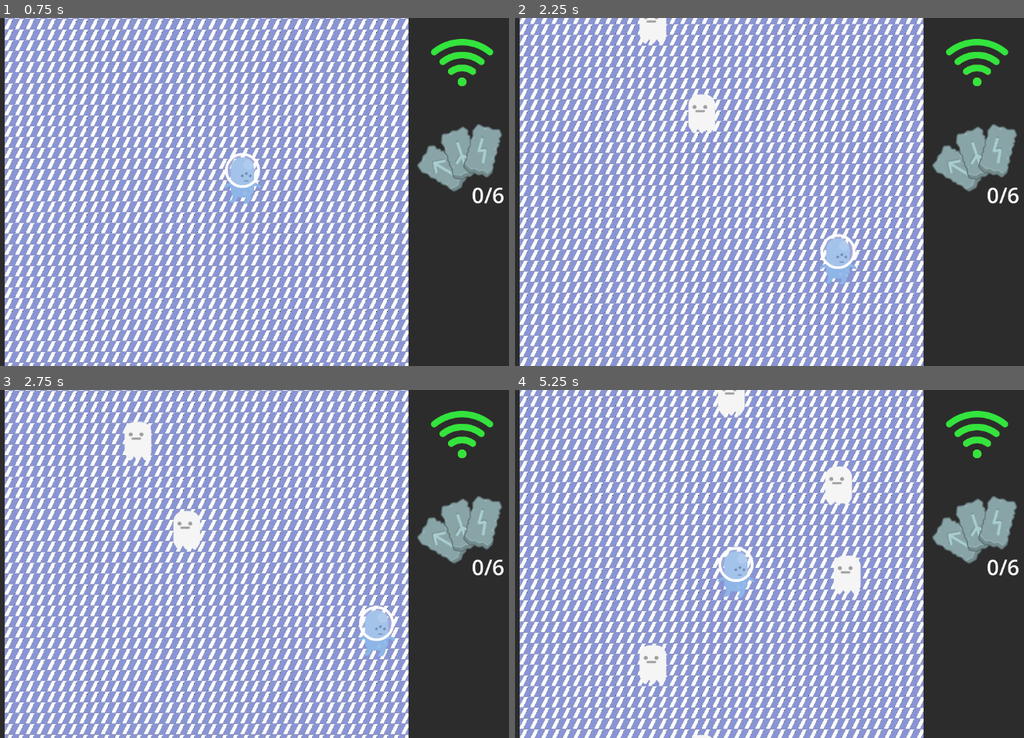
Above: before the commit, frames 1-4 (two rows, left to right).
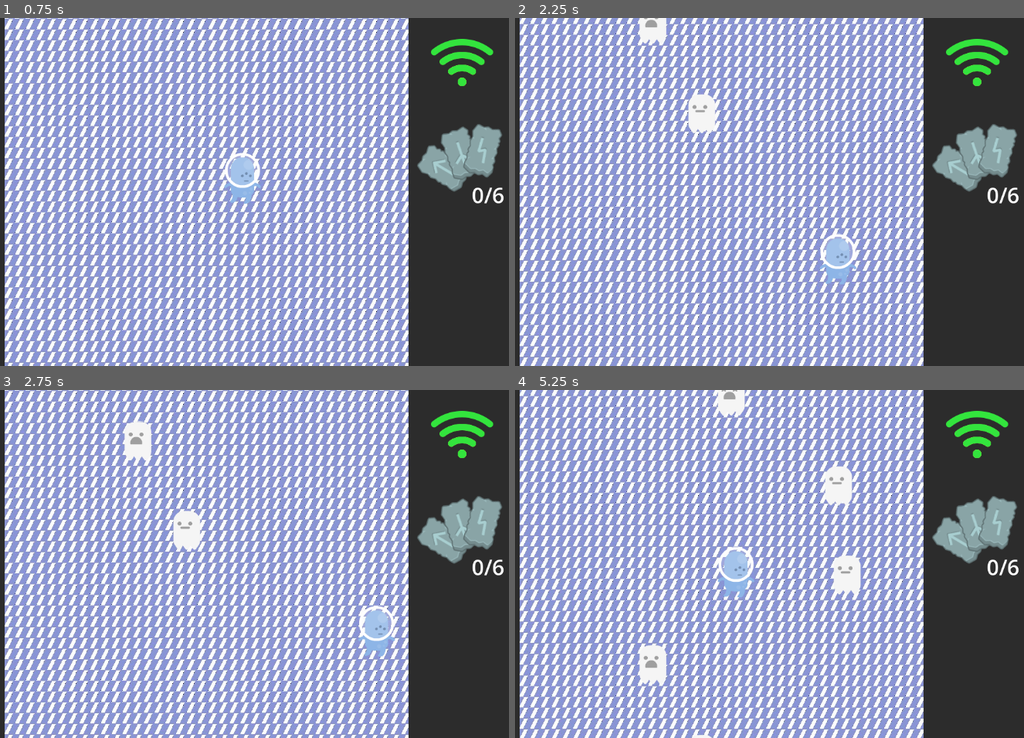
Above: after the commit, the same moments.

Repository: ManuelOteroFernandez/LudumDate55
Game: Godot game, scene res://game.tscn
Same seed, same stepped clock (60 frames per second), same inputs: the game is played once before the commit and once after it.
Inputs:
- Up to frame 1 (0.75 s): hold Right (ui_right) from 0.53 s (still down)
- Up to frame 2 (2.25 s): release Right (ui_right) at 1.28 s; hold Down (ui_down) 1.28-2.03 s; hold Right (ui_right) from 2.03 s (still down)
- Up to frame 3 (2.75 s): keep holding Right (ui_right)
- Up to frame 4 (5.25 s): release Right (ui_right) at 2.78 s; hold Up (ui_up) 2.78-3.53 s; hold Left (ui_left) 3.53-5.03 s; hold Down (ui_down) from 5.03 s (still down)

Frame 1 is identical in both runs. In frame 2, less than 0.1% of the frame differs, in the area x 25-28%, y 0-3%; in frame 3, less than 0.1%; in frame 4, less than 0.1%, in the area x 25-44%, y 0-80%.

Commit message:
Ghost sprites

Diff:
--- a/Enemies/Enemy.gd
+++ b/Enemies/Enemy.gd
@@ -2,6 +2,9 @@
 
 const SPEED = 10000.0
 var canHit = true
+
+func _ready():
+	$AnimatedSprite2D.frame = randi_range(0,2)
 
 func _physics_process(delta):
 	velocity.y = SPEED * delta
--- a/Enemies/Enemy.tscn
+++ b/Enemies/Enemy.tscn
@@ -1,7 +1,26 @@
-[gd_scene load_steps=4 format=3 uid="uid://htn6dm7acnmi"]
+[gd_scene load_steps=7 format=3 uid="uid://htn6dm7acnmi"]
 
 [ext_resource type="Script" path="res://Enemies/Enemy.gd" id="1_2fy6s"]
-[ext_resource type="Texture2D" uid="uid://clqvvdwvk14hs" path="res://Enemies/enemies.png" id="1_t7577"]
+[ext_resource type="Texture2D" uid="uid://by4j70eco5g1j" path="res://Enemies/ghost.png" id="2_q5pam"]
+[ext_resource type="Texture2D" uid="uid://bms50pr1fim2f" path="res://Enemies/ghost_dead.png" id="3_8o8dt"]
+[ext_resource type="Texture2D" uid="uid://ceb8lhbirlr5e" path="res://Enemies/ghost_normal.png" id="5_3mhb5"]
+
+[sub_resource type="SpriteFrames" id="SpriteFrames_uw58f"]
+animations = [{
+"frames": [{
+"duration": 1.0,
+"texture": ExtResource("2_q5pam")
+}, {
+"duration": 1.0,
+"texture": ExtResource("3_8o8dt")
+}, {
+"duration": 1.0,
+"texture": ExtResource("5_3mhb5")
+}],
+"loop": true,
+"name": &"default",
+"speed": 5.0
+}]
 
 [sub_resource type="CapsuleShape2D" id="CapsuleShape2D_wmuly"]
 radius = 22.0
@@ -12,10 +31,10 @@
 wall_min_slide_angle = 0.0
 script = ExtResource("1_2fy6s")
 
-[node name="Sprite2D" type="Sprite2D" parent="."]
-texture = ExtResource("1_t7577")
-region_enabled = true
-region_rect = Rect2(371, 386, 51, 73)
+[node name="AnimatedSprite2D" type="AnimatedSprite2D" parent="."]
+sprite_frames = SubResource("SpriteFrames_uw58f")
+frame = 2
+frame_progress = 0.871377
 
 [node name="CollisionShape2D" type="CollisionShape2D" parent="."]
 shape = SubResource("CapsuleShape2D_wmuly")
Binary file added: Enemies/ghost.png
Not shown, added: Enemies/ghost.png.import
Binary file added: Enemies/ghost_dead.png
Not shown, added: Enemies/ghost_dead.png.import
Binary file added: Enemies/ghost_normal.png
Not shown, added: Enemies/ghost_normal.png.import
